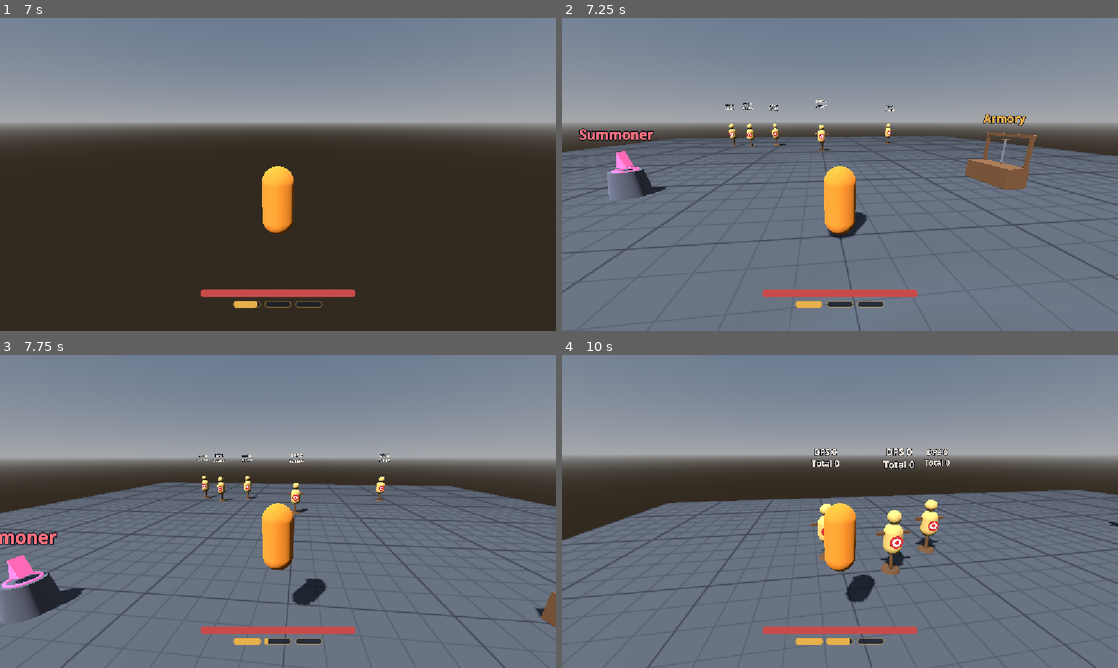
Above: before the commit, frames 1-4 (two rows, left to right).
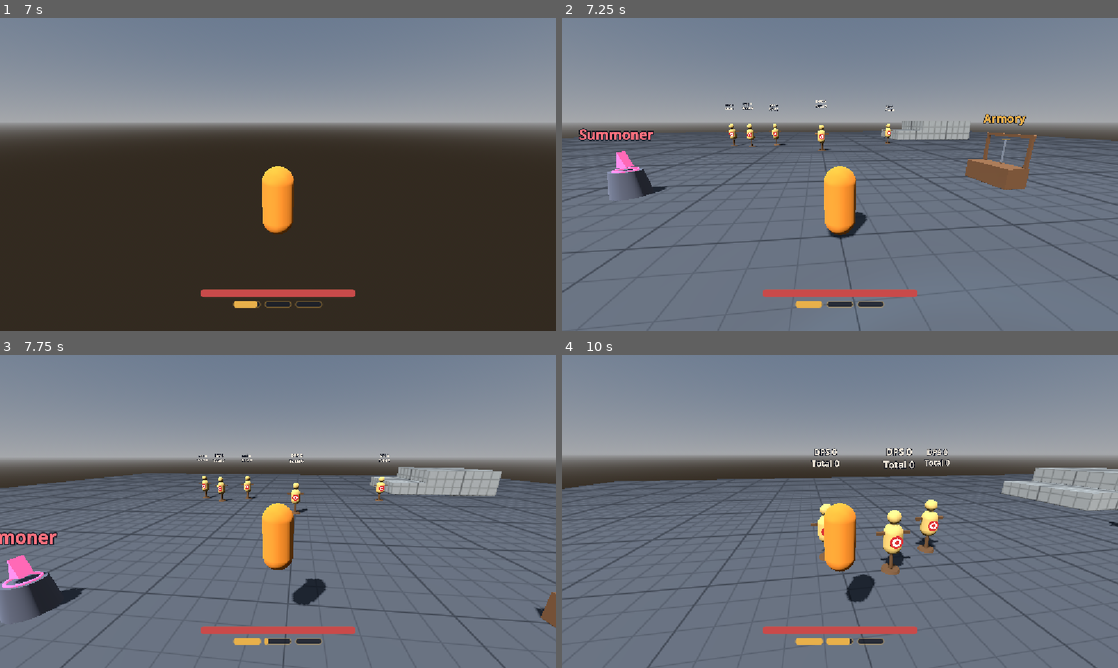
Above: after the commit, the same moments.

Repository: UriBokchoi/BroGuild
Game: Godot game, scene res://levels/test_gym/test_gym.tscn
Two runs of this game, one before a commit and one after it. Both use one fixed random seed, a clock stepped at 60 frames per second and the inputs below.
Inputs (mouse positions are in pixels of both pictures, inside the frame that each line leads up to):
- Up to frame 1 (7 s): tap Enter at 0.5 s; move the mouse to (305, 174) at 0.52 s; hold W (move_forward) 0.53-5.78 s; tap E (interact) at 0.6, 1.55, 2.1, 3.05, 3.8, 4.55, 5.1, 6.05, 6.6 s; click (305, 174) at 0.67 s; tap Space (jump) at 0.77, 1.52, 3.02, 3.77, 4.52, 6.02, 6.77 s; move the mouse to (250, 174) at 1.27 s; tap Shift (dash) at 1.35, 5.85 s; move the mouse to (289, 168) at 2.02 s; move the mouse to (272, 180) at 2.77 s; tap Tab (show_stats) at 2.85 s; click (272, 180) at 2.92 s; move the mouse to (316, 177) at 3.52 s; tap Ctrl (slide) at 3.6 s; move the mouse to (233, 171) at 4.27 s; tap Alt at 4.35 s; move the mouse to (283, 174) at 5.02 s; click (283, 174) at 5.17 s; move the mouse to (255, 168) at 5.77 s; hold D (move_right) 5.78-6.53 s; move the mouse to (305, 174) at 6.52 s; hold W (move_forward) from 6.53 s (still down)
- Up to frame 2 (7.25 s): keep holding W (move_forward)
- Up to frame 3 (7.75 s): keep holding W (move_forward); move the mouse to (250, 511) at 7.27 s; tap Tab (show_stats) at 7.35 s; click (250, 511) at 7.42 s; tap Space (jump) at 7.52 s; tap E (interact) at 7.55 s
- Up to frame 4 (10 s): move the mouse to (851, 505) at 8.02 s; tap Ctrl (slide) at 8.1 s; tap E (interact) at 8.3, 9.05, 9.6 s; move the mouse to (834, 517) at 8.77 s; release W (move_forward) at 8.78 s; hold A (move_left) 8.78-9.53 s; tap Alt at 8.85 s; tap Space (jump) at 9.02, 9.77 s; move the mouse to (878, 514) at 9.52 s; hold W (move_forward) from 9.53 s (still down); click (878, 514) at 9.67 s

Frame 1 is identical in both runs. In frame 2, 2.5% of the frame differs, in the area x 0-100%, y 32-55%; in frame 3, 5.1%; in frame 4, 8.5%, in the area x 0-100%, y 36-60%.

Commit message:
feat(weapons): la espada apunta también en vertical; zona de práctica más grande
- Weapon busca y apunta desde aim_height (el pecho) y TargetFinder
  ordena por el centro de la hurtbox (HurtboxComponent.get_center()).
- La espada inclina el tajo hacia el centro del enemigo, hasta max_pitch
  (70°): da a los de lo alto de una pila.
- Zona de combate de 90×90 m con una plataforma escalonada (1,5 y 3 m)
  para probar alturas.

Co-Authored-By: Claude Opus 5.5 <noreply@anthropic.com>

Diff:
--- a/core/components/hurtbox_component.gd
+++ b/core/components/hurtbox_component.gd
@@ -21,3 +21,12 @@
 	var amount := health.take_damage(info)
 	hurt.emit(info, amount)
 	return amount
+
+
+## Centro de la zona (el de su primera forma de colisión), adonde apuntan las armas.
+func get_center() -> Vector3:
+	for child: Node in get_children():
+		var shape := child as CollisionShape3D
+		if shape:
+			return shape.global_position
+	return global_position
--- a/levels/test_gym/zones/combat_range.tscn
+++ b/levels/test_gym/zones/combat_range.tscn
@@ -7,6 +7,7 @@
 [ext_resource type="PackedScene" path="res://entities/interactables/teleporter/teleporter.tscn" id="5_teleporter"]
 [ext_resource type="Script" path="res://entities/interactables/teleporter/teleporter.gd" id="6_teleporter_script"]
 [ext_resource type="PackedScene" path="res://entities/interactables/summoner/summoner.tscn" id="7_summoner"]
+[ext_resource type="Material" path="res://levels/test_gym/materials/greybox_platform.tres" id="8_platform"]
 
 [sub_resource type="BoxShape3D" id="BoxShape3D_fall"]
 size = Vector3(400, 4, 400)
@@ -20,7 +21,7 @@
 [node name="Floor" type="CSGBox3D" parent="."]
 transform = Transform3D(1, 0, 0, 0, 1, 0, 0, 0, 1, 0, -0.5, 0)
 use_collision = true
-size = Vector3(50, 1, 50)
+size = Vector3(90, 1, 90)
 material = ExtResource("2_floor")
 
 [node name="Arrival" type="Marker3D" parent="."]
@@ -63,3 +64,17 @@
 
 [node name="Summoner" parent="." instance=ExtResource("7_summoner")]
 transform = Transform3D(1, 0, 0, 0, 1, 0, 0, 0, 1, -8, 0, 6)
+
+[node name="HighGround" type="Node3D" parent="."]
+
+[node name="Step150cm" type="CSGBox3D" parent="HighGround"]
+transform = Transform3D(1, 0, 0, 0, 1, 0, 0, 0, 1, 14, 0.75, -20)
+use_collision = true
+size = Vector3(4, 1.5, 8)
+material = ExtResource("8_platform")
+
+[node name="Top300cm" type="CSGBox3D" parent="HighGround"]
+transform = Transform3D(1, 0, 0, 0, 1, 0, 0, 0, 1, 20, 1.5, -20)
+use_collision = true
+size = Vector3(8, 3, 8)
+material = ExtResource("8_platform")
--- a/systems/combat/weapons/sword/sword.gd
+++ b/systems/combat/weapons/sword/sword.gd
@@ -1,13 +1,14 @@
 class_name Sword
 extends Weapon
 ## Espada (GDD §6): cada golpe es un tajo en arco hacia su objetivo, alrededor de quien la lleva.
-## Los proyectiles extra son más tajos seguidos, alternando el lado del barrido. Su alcance crece
-## con el área, igual que el tajo.
+## Apunta también en vertical, al centro del enemigo (para dar a los de lo alto de una pila), con un
+## límite de inclinación. Los proyectiles extra son más tajos seguidos, alternando el lado del
+## barrido. Su alcance crece con el área, igual que el tajo.
 
 ## Escena del tajo (raíz [SwordSlash], dibujado con alcance 1 m).
 @export var slash_scene: PackedScene
-## Altura del tajo sobre los pies.
-@export_range(0.0, 3.0, 0.05, "suffix:m") var slash_height: float = 0.9
+## Inclinación máxima del tajo hacia arriba o hacia abajo.
+@export_range(0.0, 89.0, 1.0, "suffix:°") var max_pitch: float = 70.0
 ## Tajos que se crean de antemano.
 @export_range(0, 16, 1) var prewarm_slashes: int = 2
 
@@ -25,13 +26,21 @@
 
 
 func _fire(target: Node3D, index: int) -> void:
-	var direction := target.global_position - global_position
-	direction.y = 0.0
-	if direction.is_zero_approx():
-		direction = Vector3.FORWARD
 	var slash := _slashes.acquire() as SwordSlash
-	slash.position = Vector3.UP * slash_height
-	slash.swing(direction.normalized(), reach(), duration(), damage(), wielder_stats, index % 2 == 1)
+	slash.position = Vector3.UP * aim_height
+	slash.swing(_aim_direction(target), reach(), duration(), damage(), wielder_stats, index % 2 == 1)
+
+
+## Dirección del tajo hacia el centro de [param target], con la inclinación limitada a
+## [member max_pitch] (así nunca apunta recto arriba o abajo).
+func _aim_direction(target: Node3D) -> Vector3:
+	var to_target := TargetFinder.aim_point(target) - aim_origin()
+	var flat := Vector3(to_target.x, 0.0, to_target.z)
+	var flat_length := flat.length()
+	var forward := flat / flat_length if flat_length > 0.001 else Vector3.FORWARD
+	var limit := deg_to_rad(max_pitch)
+	var pitch := clampf(atan2(to_target.y, flat_length), -limit, limit)
+	return forward * cos(pitch) + Vector3.UP * sin(pitch)
 
 
 func _create_slash() -> Node:
--- a/systems/combat/weapons/sword/sword.tscn
+++ b/systems/combat/weapons/sword/sword.tscn
@@ -6,4 +6,5 @@
 [node name="Sword" type="Node3D"]
 script = ExtResource("1_sword")
 target_mask = 16
+aim_height = 0.9
 slash_scene = ExtResource("2_slash")
--- a/systems/combat/weapons/sword/sword_slash.gd
+++ b/systems/combat/weapons/sword/sword_slash.gd
@@ -36,9 +36,9 @@
 	visual.set_instance_shader_parameter(&"progress", clampf(time / _duration, 0.0, 1.0))
 
 
-## Lanza el tajo hacia [param direction] (plano XZ, normalizada) con [param reach] metros de
-## alcance. [param attacker] son las stats de quien golpea (daño % y crítico); [param mirrored]
-## barre al revés.
+## Lanza el tajo hacia [param direction] (normalizada; puede ir inclinada hacia arriba o abajo, pero
+## no vertical) con [param reach] metros de alcance. [param attacker] son las stats de quien golpea
+## (daño % y crítico); [param mirrored] barre al revés.
 func swing(
 	direction: Vector3,
 	reach: float,
--- a/systems/combat/weapons/target_finder.gd
+++ b/systems/combat/weapons/target_finder.gd
@@ -21,7 +21,7 @@
 
 
 ## Hasta [param count] objetivos dentro de [param radius] alrededor de [param origin], del más
-## cercano al más lejano.
+## cercano al más lejano (en 3D: un enemigo en lo alto de una pila está más lejos).
 func nearest(space: PhysicsDirectSpaceState3D, origin: Vector3, radius: float, count: int) -> Array[Node3D]:
 	_sphere.radius = radius
 	_query.transform = Transform3D(Basis.IDENTITY, origin)
@@ -32,5 +32,12 @@
 		if target and not found.has(target):
 			found.append(target)
 	found.sort_custom(func(a: Node3D, b: Node3D) -> bool:
-		return origin.distance_squared_to(a.global_position) < origin.distance_squared_to(b.global_position))
+		return origin.distance_squared_to(aim_point(a)) < origin.distance_squared_to(aim_point(b)))
 	return found.slice(0, count)
+
+
+## Punto al que apuntar en [param target]: el centro de su hurtbox (no sus pies), o su posición si
+## no es una hurtbox.
+static func aim_point(target: Node3D) -> Vector3:
+	var hurtbox := target as HurtboxComponent
+	return hurtbox.get_center() if hurtbox else target.global_position
--- a/systems/combat/weapons/weapon.gd
+++ b/systems/combat/weapons/weapon.gd
@@ -15,6 +15,8 @@
 
 ## Capas de física de los objetivos que busca ([code]enemy_hurtbox[/code] en las del jugador).
 @export_flags_3d_physics var target_mask: int = 0
+## Altura sobre los pies desde la que busca objetivos y apunta (el pecho de quien la lleva).
+@export_range(0.0, 3.0, 0.05, "suffix:m") var aim_height: float = 0.0
 
 ## Datos del arma.
 var data: WeaponData
@@ -106,6 +108,11 @@
 	return _weapon.reach
 
 
+## Punto desde el que busca objetivos y apunta: [member aim_height] sobre los pies.
+func aim_origin() -> Vector3:
+	return global_position + Vector3.UP * aim_height
+
+
 ## Lanza un golpe a [param target]; [param index] es su número dentro del ataque (desde 0).
 @abstract func _fire(target: Node3D, index: int) -> void
 
@@ -141,7 +148,7 @@
 
 func _find_targets() -> Array[Node3D]:
 	var space := get_world_3d().direct_space_state
-	return _finder.nearest(space, global_position, reach(), projectile_count())
+	return _finder.nearest(space, aim_origin(), reach(), projectile_count())
 
 
 static func _percent(value: float) -> float:
--- a/tests/integration/systems/combat/weapons/test_sword.gd
+++ b/tests/integration/systems/combat/weapons/test_sword.gd
@@ -72,6 +72,16 @@
 	assert_eq(amount, 20.0)
 
 
+func test_aims_up_at_a_dummy_above() -> void:
+	# Por encima de la altura del tajo plano (la de una pila de enemigos).
+	var dummy := _add_dummy(Vector3(0.0, 2.2, -1.2))
+	var health := dummy.get_node(^"Health") as HealthComponent
+	watch_signals(health)
+	_inventory.add(SWORD)
+	await wait_physics_frames(15)
+	assert_signal_emitted(health, "damaged", "el tajo se inclina hacia él")
+
+
 func test_ignores_dummies_out_of_reach() -> void:
 	_add_dummy(Vector3(0.0, 0.0, -10.0))
 	var sword := _inventory.add(SWORD)
